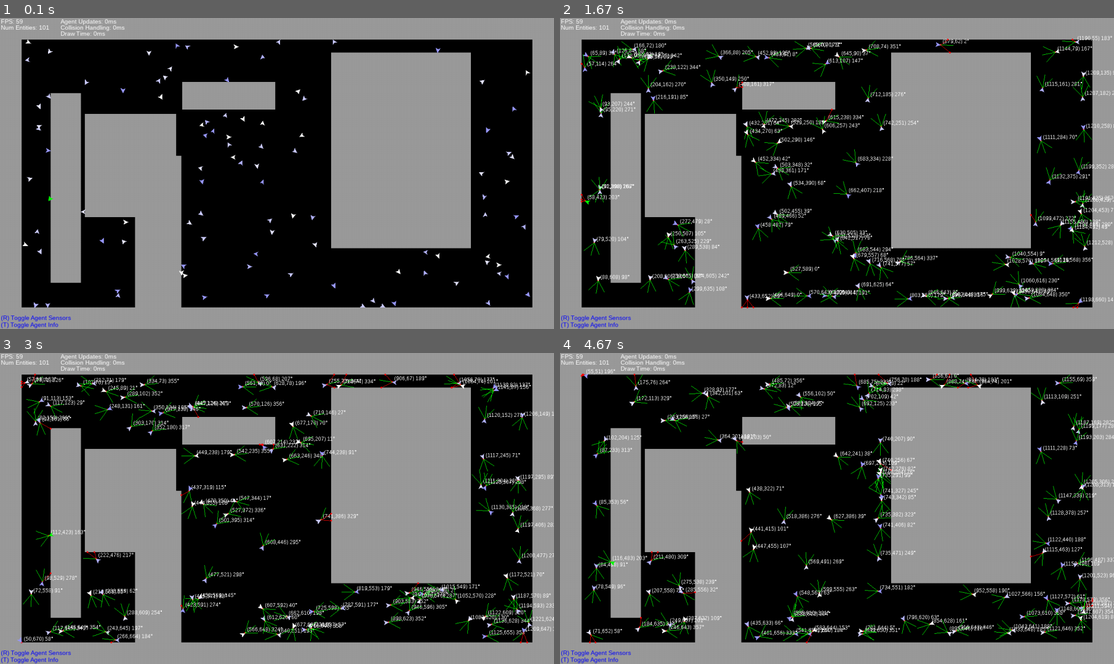
Above: before the commit, frames 1-4 (two rows, left to right).
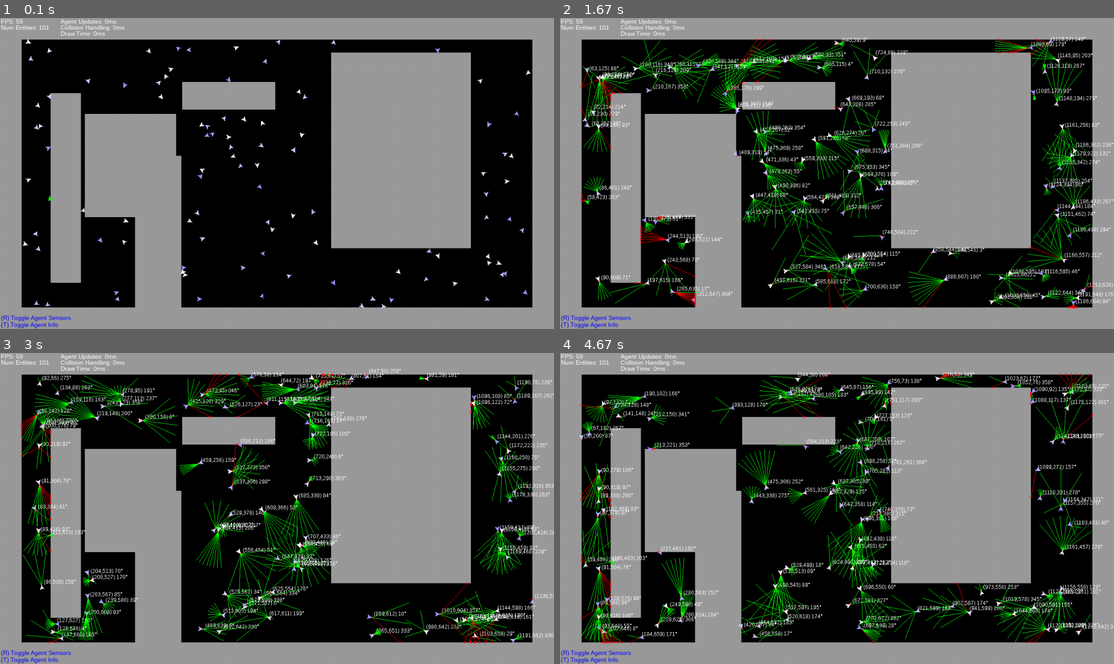
Above: after the commit, the same moments.

Repository: PatrickSinger99/MultiAgentSimulation
Game: pygame game, started from src/main.py
The game is run twice, just before and just after one commit, with the same random seed, the same clock (stepped at 60 frames per second) and the same inputs.
Inputs:
- Up to frame 1 (0.1 s): no input
- Up to frame 2 (1.67 s): tap R at 0.33 s; hold D 0.67-1.13 s; hold W 1.17-1.47 s; hold D from 1.5 s (still down); tap T at 1.65 s
- Up to frame 3 (3 s): release D at 1.97 s; hold A 2-2.53 s; hold S 2.57-2.87 s; hold A from 2.9 s (still down)
- Up to frame 4 (4.67 s): tap T at 3.05, 4.55 s; release A at 3.3 s; hold W 3.33-3.7 s; hold D 3.73-4.37 s; hold S from 4.4 s (still down)

The runs differ from the first frame. In frame 1, 1.2% of the frame differs, in the area x 4-96%, y 6-94%; in frame 2, 16%; in frame 3, 16%, in the area x 3-100%, y 5-94%; in frame 4, 16%.

Commit message:
added policy framework for defining different policies

Diff:
--- /dev/null
+++ b/src/agent_policy.py
@@ -0,0 +1,52 @@
+import random
+from abc import ABC, abstractmethod
+from typing import Tuple, Union
+
+
+class Policy(ABC):
+    @staticmethod
+    @abstractmethod
+    def execute(agent) -> Tuple[Union[int, float], Union[int, float]]:
+        """
+        Takes the agent instance as input and uses its current parameters to determine the change in rotation and
+        location for the agent. Needs to be defined as static method!
+        :param agent: parent agent instance of the Agent class
+        :return: Tuple[Union[float, int], Union[float, int]]: A tuple containing delta rotation and delta location
+        """
+        pass
+
+
+class RandomPolicy(Policy):
+    """
+    Simple policy that randomly decides the change in rotation and location. Limited by the agents max speeds.
+    """
+    @staticmethod
+    def execute(agent):
+        delta_rotation = random.randint(-agent.turning_speed, agent.turning_speed)
+        delta_location = random.randint(1, agent.movement_speed)
+
+        return delta_rotation, delta_location
+
+
+class SimpleCollisionAvoidancePolicy(Policy):
+    """
+    Simple obstacle avoidance policy that turns away if obstacles are detected on the furthest out sensors
+    """
+
+    @staticmethod
+    def execute(agent):
+        # Turn in the opposite direction if a obstacle is detected on the sensor furthest to one side
+        if agent.vision_sensor.sensor_collisions[-1] is not None:
+            delta_rotation = - agent.turning_speed
+
+        elif agent.vision_sensor.sensor_collisions[0] is not None:
+            delta_rotation = agent.turning_speed
+
+        # If none are detected, decide randomly
+        else:
+            delta_rotation = random.randint(-agent.turning_speed, agent.turning_speed)
+
+        # Always move forward at max speed
+        delta_location = agent.movement_speed
+
+        return delta_rotation, delta_location
--- a/src/main.py
+++ b/src/main.py
@@ -6,6 +6,7 @@
 import random
 import time
 from typing import Tuple
+from agent_policy import *
 
 
 def run_simulation(environment_dimensions: Tuple[int, int], simulation_fps: int = 30, number_of_agents: int = 20,
@@ -96,8 +97,13 @@
 
         # Add agents to simulation
         for _ in range(number_of_agents):
+            # TODO: TEMP test with randowm agent parameter values
             rand_speed = random.randint(1, 5)
-            new_agent = Agent(simulation=self, movement_speed=rand_speed)
+            rand_fov = random.randint(30, 120)
+            rand_sensor_length = random.randint(10, 100)
+            rand_num_sensors = random.randint(1, 10)
+            new_agent = Agent(simulation=self, movement_speed=rand_speed, vision_sensors_fov=rand_fov,
+                              vision_sensors_length=rand_sensor_length, num_vision_sensors=rand_num_sensors)
             new_agent.color = (280 - rand_speed * 25, 280 - rand_speed * 25, 255)
             self.agents.append(new_agent)
 
@@ -132,10 +138,13 @@
         Update/Step forward the simulation
         """
 
+        # TODO TEMP Agents use policy depending on if sensors are shown
+        use_policy = RandomPolicy if not self.show_agent_sensors else SimpleCollisionAvoidancePolicy
+
         # Step agent movements
         timer_start = time.time()
         for agent in self.agents:
-            agent.update()
+            agent.update(policy=use_policy)
         self.timer_agent_updates = time.time() - timer_start
 
         """Collision detection"""
--- a/src/pygame_agent.py
+++ b/src/pygame_agent.py
@@ -44,17 +44,12 @@
         self.vision_sensor = VisionSensor(self, num_of_rays=num_vision_sensors, ray_length=vision_sensors_length,
                                           fov=vision_sensors_fov)
 
-    def update(self):
+    def update(self, policy):
 
-        # Randomly change direction
-        if self.vision_sensor.sensor_collisions[-1] is not None:  # TODO Temp test
-            self.rotation = self.rotation - self.turning_speed
+        delta_rotation, delta_location = policy.execute(self)
 
-        elif self.vision_sensor.sensor_collisions[0] is not None:
-            self.rotation = self.rotation + self.turning_speed
-
-        else:
-            self.rotation = self.rotation + random.randint(-self.turning_speed, self.turning_speed)
+        # Apply rotation change
+        self.rotation = self.rotation + delta_rotation
 
         # Keep rotation between 0 and 359 degrees
         self.rotation = self.rotation % 360
@@ -64,8 +59,8 @@
         self.prev_location = self.location
 
         # Update location
-        self.location = (round(self.location[0] + math.cos(radians_rotation) * self.movement_speed),  # X Coordinate
-                         round(self.location[1] + math.sin(radians_rotation) * self.movement_speed))  # Y Coordinate
+        self.location = (round(self.location[0] + math.cos(radians_rotation) * delta_location),  # X Coordinate
+                         round(self.location[1] + math.sin(radians_rotation) * delta_location))  # Y Coordinate
 
         # Keep location within simulation boundary
         self.location = (max(0, min(self.location[0], self.simulation.size[0] - 1)),
@@ -155,7 +150,7 @@
         super().__init__(simulation=simulation, **kwargs)
         self.name = "user_controlled_agent"
 
-    def update(self):
+    def update(self, policy):  # policy is only placeholder
 
         movement = 0
         rotation = 0
--- a/src/vision_sensor.py
+++ b/src/vision_sensor.py
@@ -20,14 +20,14 @@
 
     def calculate_relative_sensor_positions(self):
         relative_sensor_positions = []
+        start_angle_rad = -math.radians(self.fov / 2)  # Corrected start angle based on fov
+
         if self.num_of_rays > 1:
             step_angle_rad = math.radians(self.fov / (self.num_of_rays - 1))
         else:
-            step_angle_rad = math.radians(self.fov / 2)
-        start_angle_rad = -math.radians(self.fov / 2)  # Corrected start angle based on fov
+            step_angle_rad = -start_angle_rad  # TODO FIX if only one sensor, position is not correct (skewed to side)
 
         for i in range(self.num_of_rays):
-
             adjacent = math.cos(start_angle_rad + step_angle_rad*i) * self.ray_length  # Ray length = Hypothenuse
             opposite = math.sin(start_angle_rad + step_angle_rad*i) * self.ray_length  # Ray length = Hypothenuse
             pos = (round(adjacent), round(opposite))
